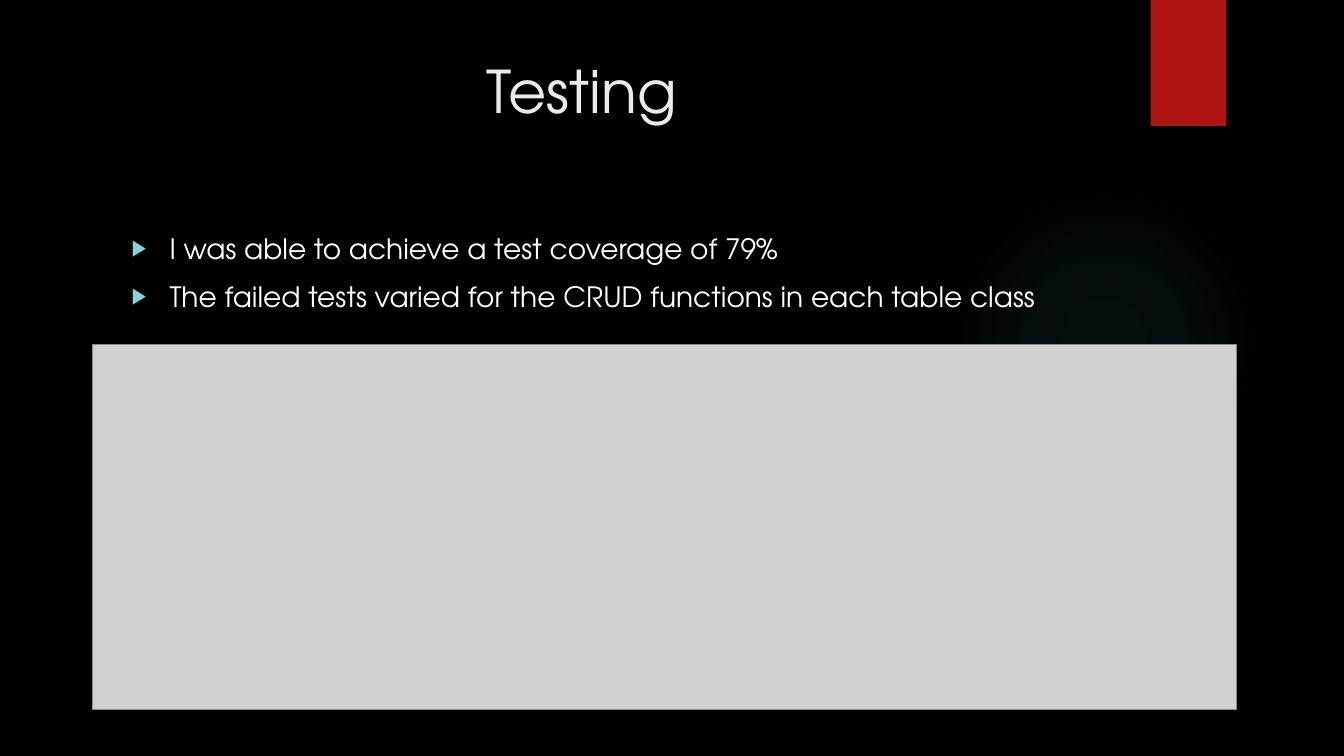
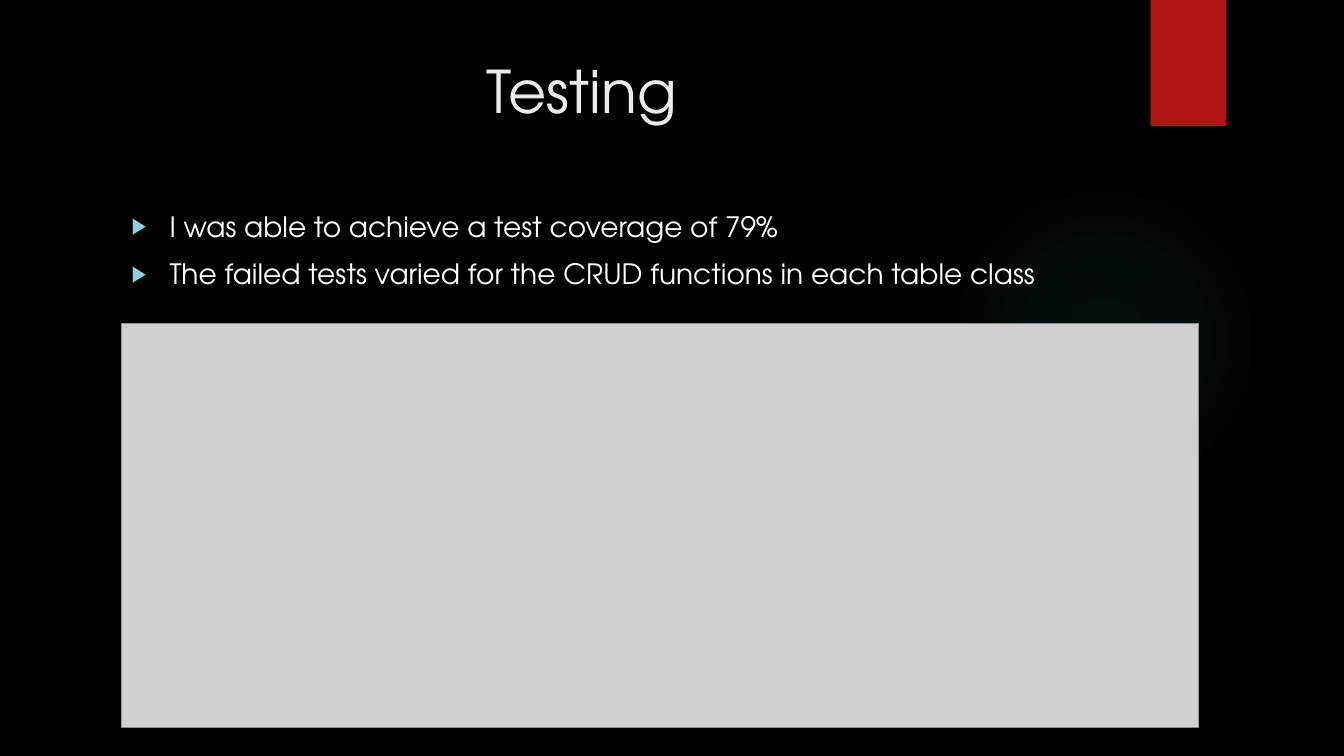
Before and after one commit to Toseef-Github/IMS-22EnableMay2, a slide deck: slide 10 of IMS Presentation.pptx (slide 11 before the commit). Drawn at 1344x756 pixels with LibreOffice and Linux fonts; fonts in the diff are those of the drawing; grey boxes stand for pictures; background and template pictures are left out. Boxes give left, top, right and bottom in pixels: in the first picture for what was removed or moved away, otherwise in the second. Text is boxed around its words. In the diff, an @@ line names an element or a change of style, - is before the commit and + after.

```diff
--- a/IMS Presentation.pptx
+++ b/IMS Presentation.pptx
@@ text "I was able to achieve ...": place and size @@
-text "I was able to achieve ..." at (170,238,1035,308)
+text "I was able to achieve ..." at (170,216,1035,285)
@@ picture: place and size @@
-picture at (93,344,1237,709)
+picture at (122,324,1199,728)
```
Also in this commit, not shown: 8 other slides changed.
